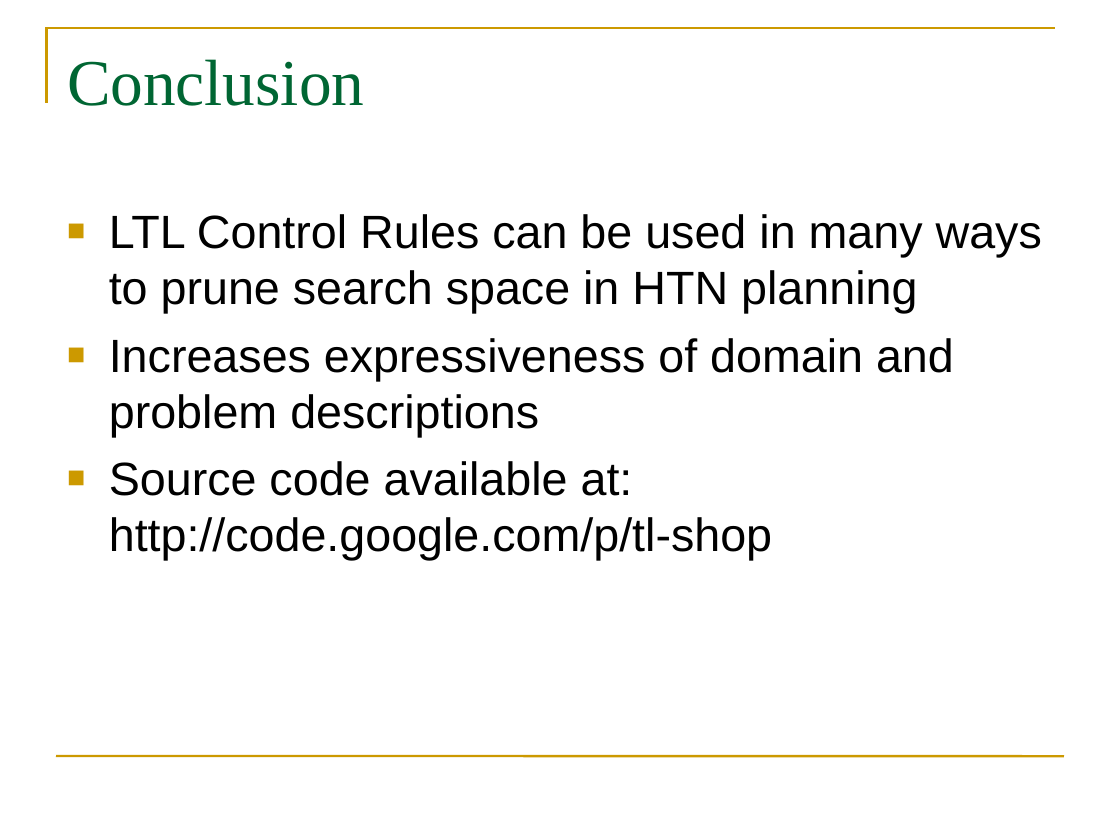
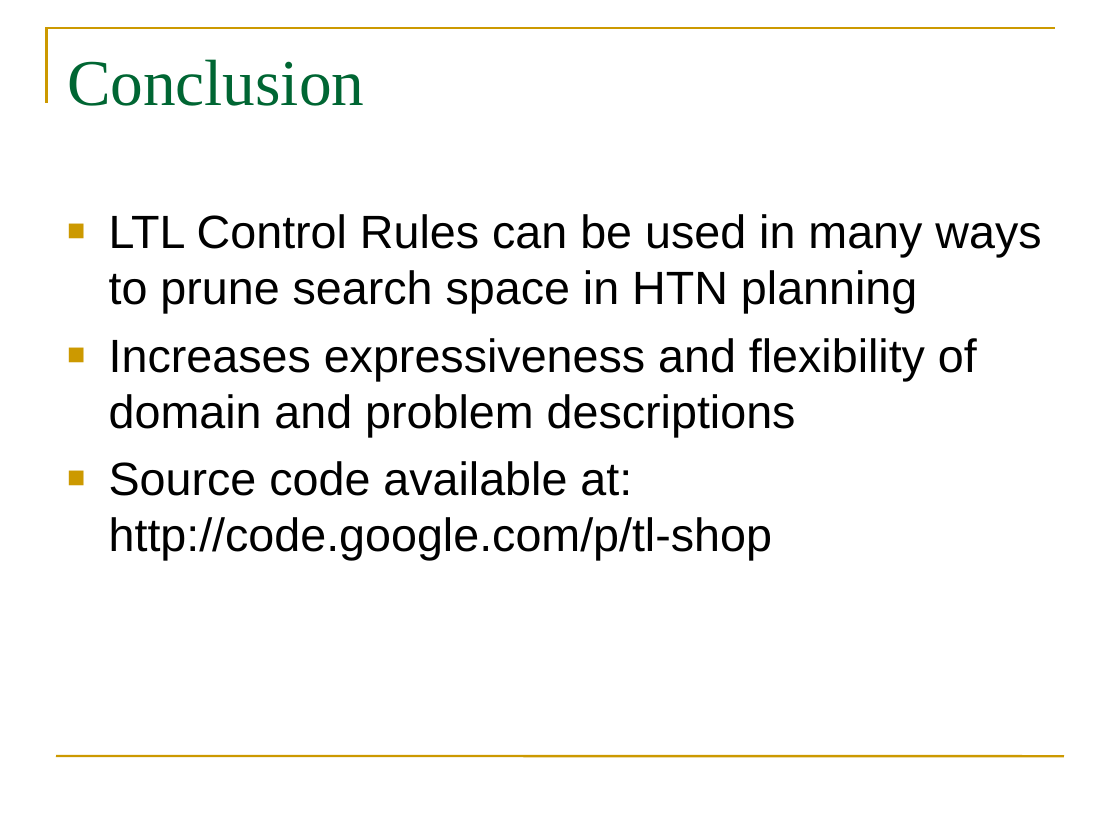
Before and after one commit to dmonner/tl-shop, a slide deck: slide 13 of finalpresentation/final_presentation.ppt. Drawn at 1120x840 pixels with LibreOffice and Linux fonts; fonts in the diff are those of the drawing. Boxes give left, top, right and bottom in pixels: in the first picture for what was removed or moved away, otherwise in the second. Text is boxed around its words. In the diff, an @@ line names an element or a change of style, - is before the commit and + after.

```diff
--- a/finalpresentation/final_presentation.ppt
+++ b/finalpresentation/final_presentation.ppt
@@ text at (x1=109, y1=338, x2=977, y2=437): text changed @@
-■ Increases expressiveness of domain and problem descriptions
+■ Increases expressiveness and flexibility of domain and problem descriptions
```
Also in this commit, not shown: 6 other slides changed.
